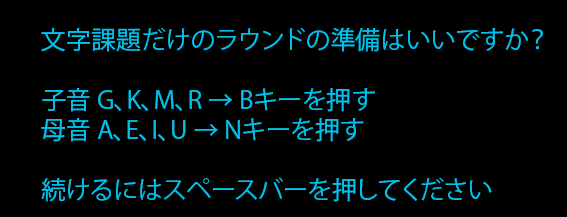
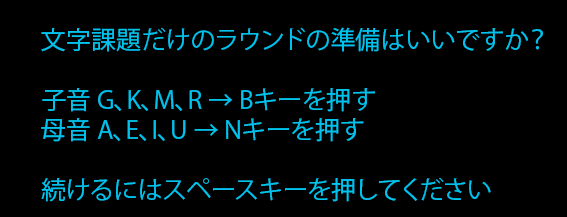
The second 567 × 217 image is a revision of the first. Changes to its layers:
painted on "文字課題だけのラウンドの準備はいいですか？ 子音 G、K、M、R → Bキーを押す 母音 A、E、I、U → Nキーを押す" over (259, 177, 492, 202)
